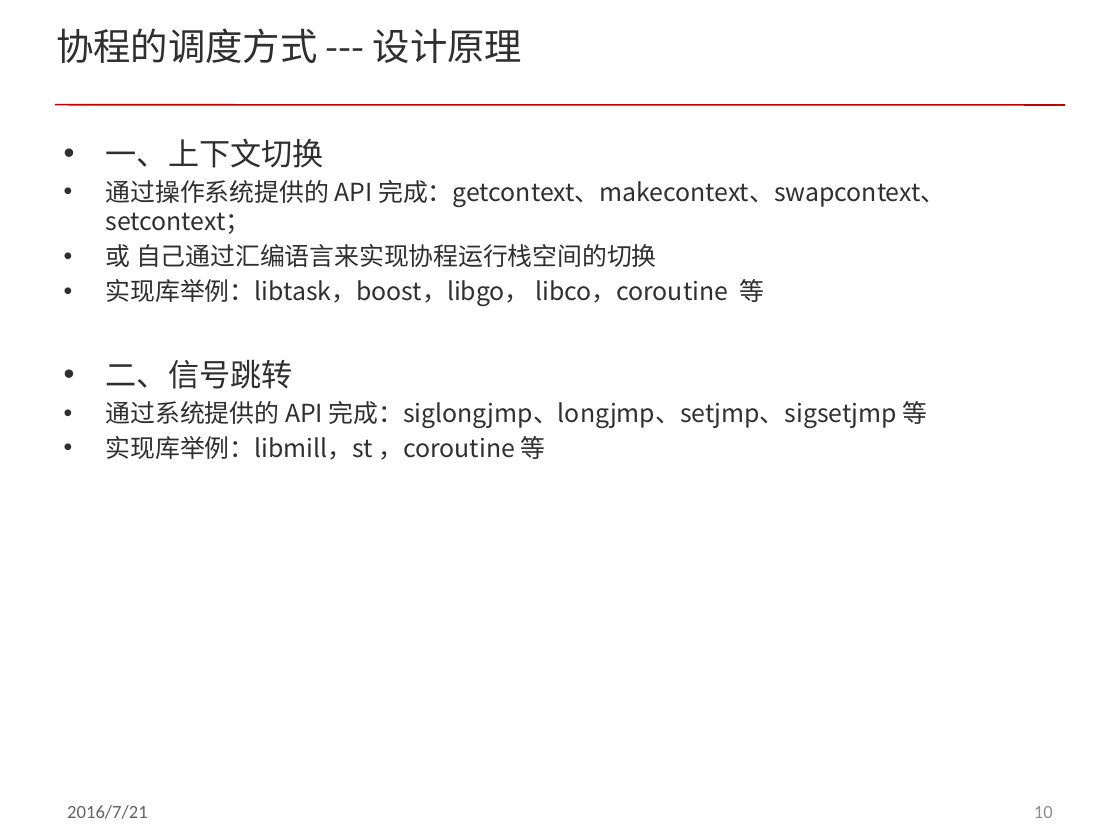
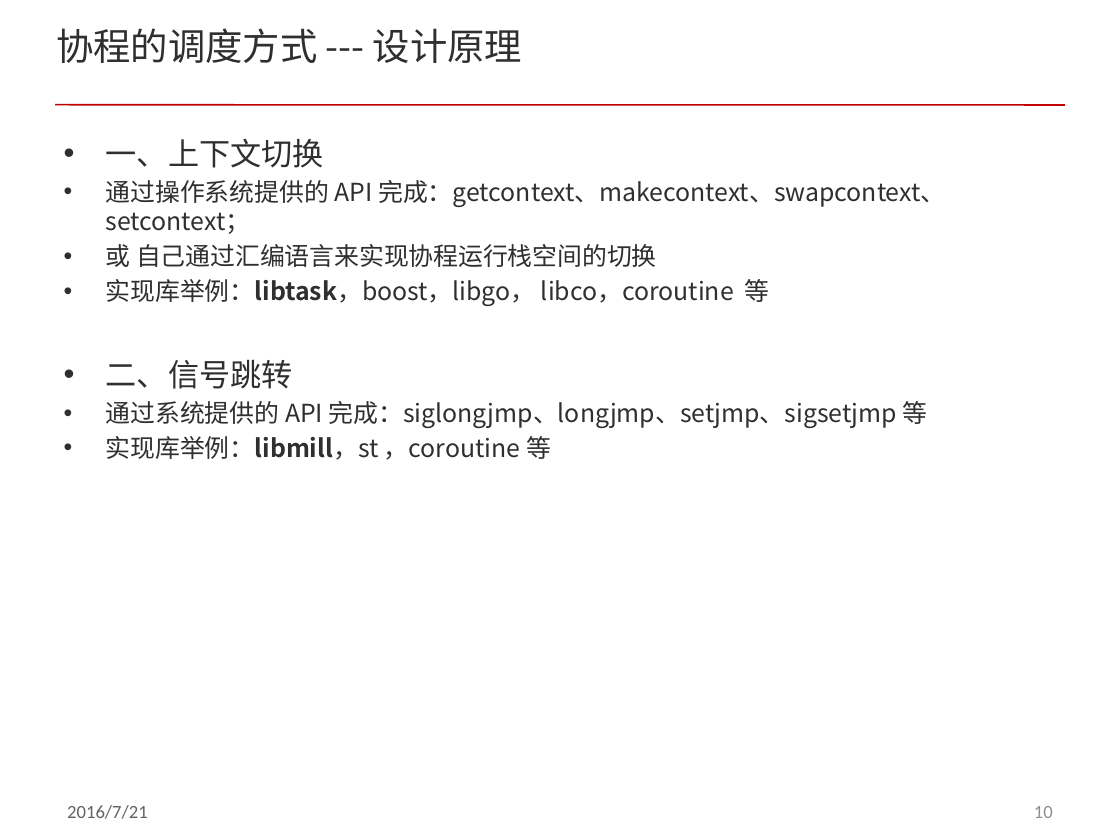
Before and after one commit to ddxflqm/acl, a slide deck: slide 10 of doc/acl_fiber.pptx. Drawn at 1120x840 pixels with LibreOffice and Linux fonts; fonts in the diff are those of the drawing; background and template pictures are left out. Boxes give left, top, right and bottom in pixels: in the first picture for what was removed or moved away, otherwise in the second. Text is boxed around its words. In the diff, an @@ line names an element or a change of style, - is before the commit and + after.

```diff
--- a/doc/acl_fiber.pptx
+++ b/doc/acl_fiber.pptx
@@ text at (106, 279, 770, 460): bold on in "实现库举例：libtask，boost，libgo，", "实现库举例：libmill，st" @@
```
Also in this commit, not shown: 9 other slides changed, 1 slide added.
